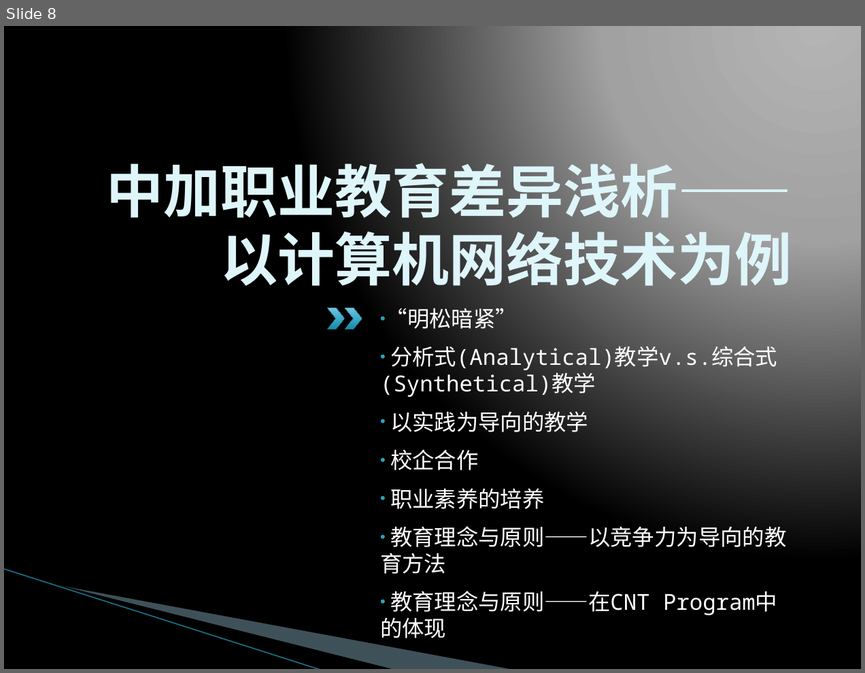
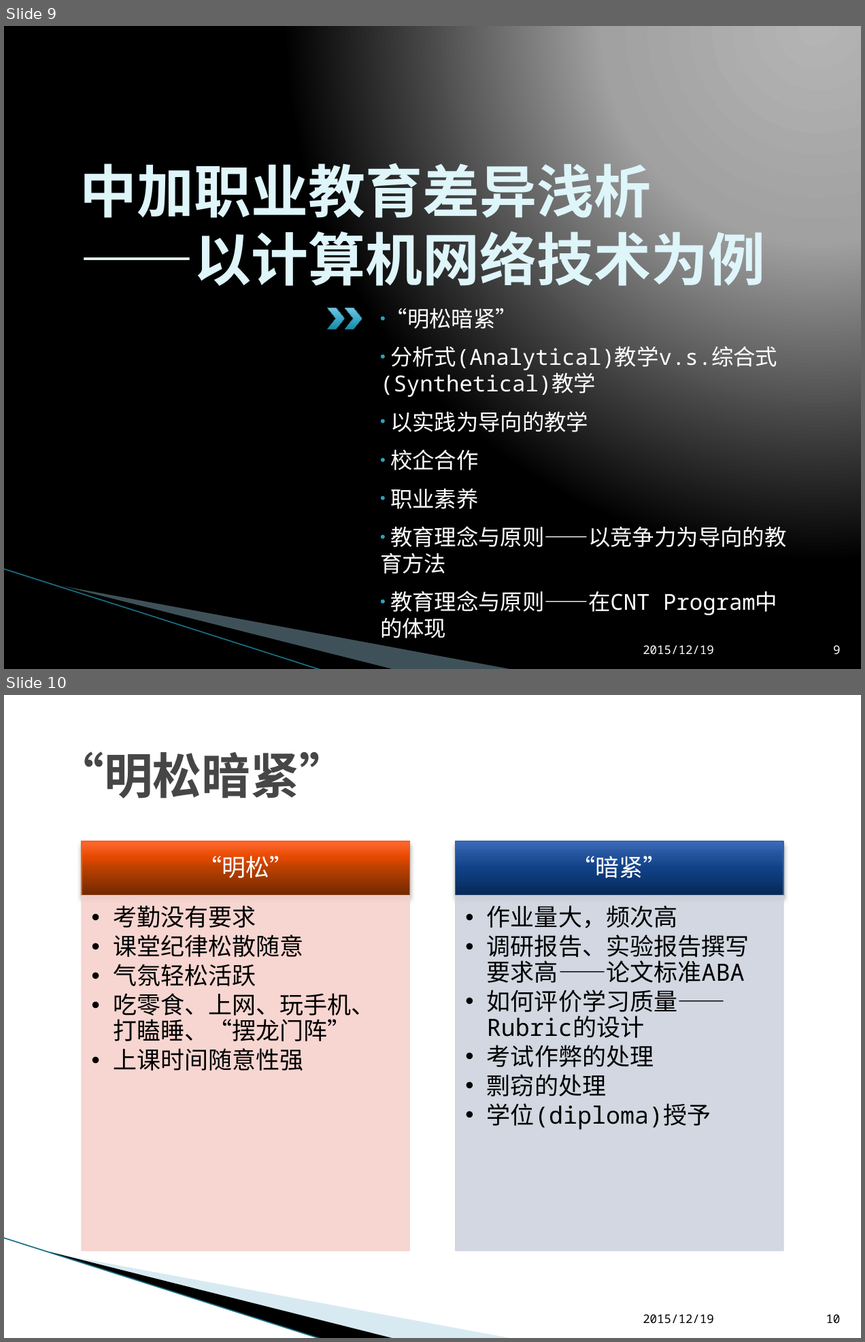
Before and after one commit to L3w1s-L1u/_outline, a slide deck: _Holland_College/赴加培训工作汇报.pptx. Shown one above the other, each under a label of ours: slide 8 before the commit, slides 9 and 10 after it. The pictures are 865x673 and 865x1342 pixels, drawn with LibreOffice and Linux fonts; fonts in the diff are those of the drawing; background and template pictures are left out. Boxes give left, top, right and bottom in pixels: in the first picture for what was removed or moved away, otherwise in the second. Text is boxed around its words. In the diff, an @@ line names an element or a change of style, - is before the commit and + after.

```diff
--- a/_Holland_College/赴加培训工作汇报.pptx
+++ b/_Holland_College/赴加培训工作汇报.pptx
@@ slide 10 added at box(4, 695, 861, 1338), background #FFFFFF; not listed: 3 template elements that a slide beside it also shows @@
@@ title added at box(55, 751, 347, 798), 41 pt, text #464646, bold @@
+“明松暗紧”
@@ group added at box(82, 841, 784, 1250): 4 rectangles, 4 texts @@
+“明松”
+  •• 考勤没有要求
+  •• 课堂纪律松散随意
+  •• 气氛轻松活跃
+  •• 吃零食、上网、玩手机、打瞌睡、“摆龙门阵”
+  •• 上课时间随意性强
+“暗紧”
+  •• 作业量大，频次高
+  •• 调研报告、实验报告撰写要求高——论文标准ABA
+  •• 如何评价学习质量——Rubric的设计
+  •• 考试作弊的处理
+  •• 剽窃的处理
+  •• 学位(diploma)授予
@@ text added at box(643, 1314, 714, 1323), 10 pt, text #000000 @@
+2015/12/19
@@ page number added at box(826, 1314, 840, 1323), 10 pt, text #000000 @@
+10
@@ what was slide 8 is now slide 9 @@
@@ slide 9 changed as well @@
@@ title at box(80, 155, 766, 295): text changed @@
-中加职业教育差异浅析——以计算机网络技术为例
+中加职业教育差异浅析
+——以计算机网络技术为例
@@ text at box(390, 488, 478, 509): text changed @@
-• 职业素养的培养
+• 职业素养
@@ text added at box(643, 645, 714, 654), 10 pt, text #FFFFFF @@
+2015/12/19
@@ page number added at box(833, 645, 840, 654), 10 pt, text #FFFFFF @@
+9
```
Also in this commit, not shown: 7 other slides changed, 13 other slides added, 3 slides removed, 5 other files.
